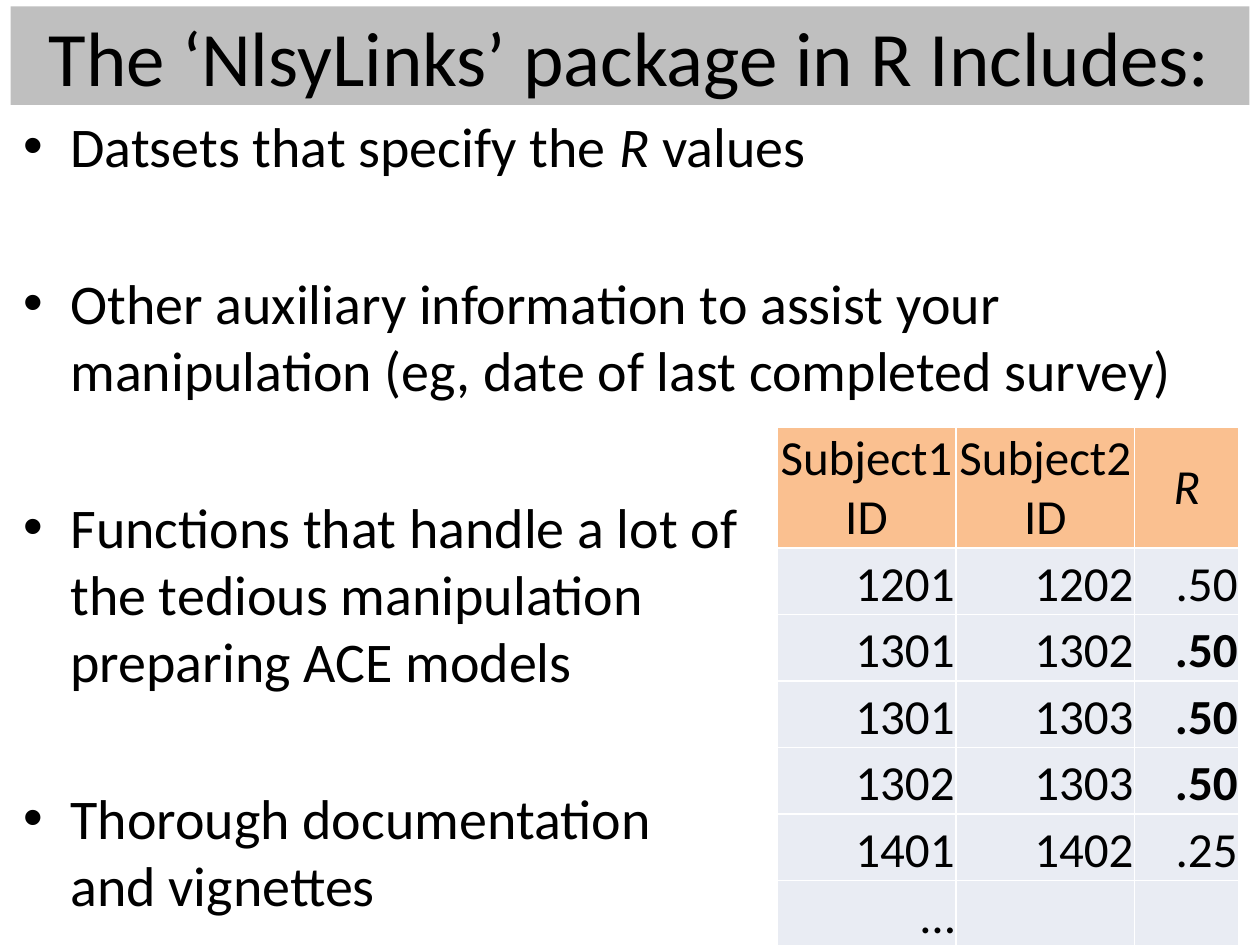
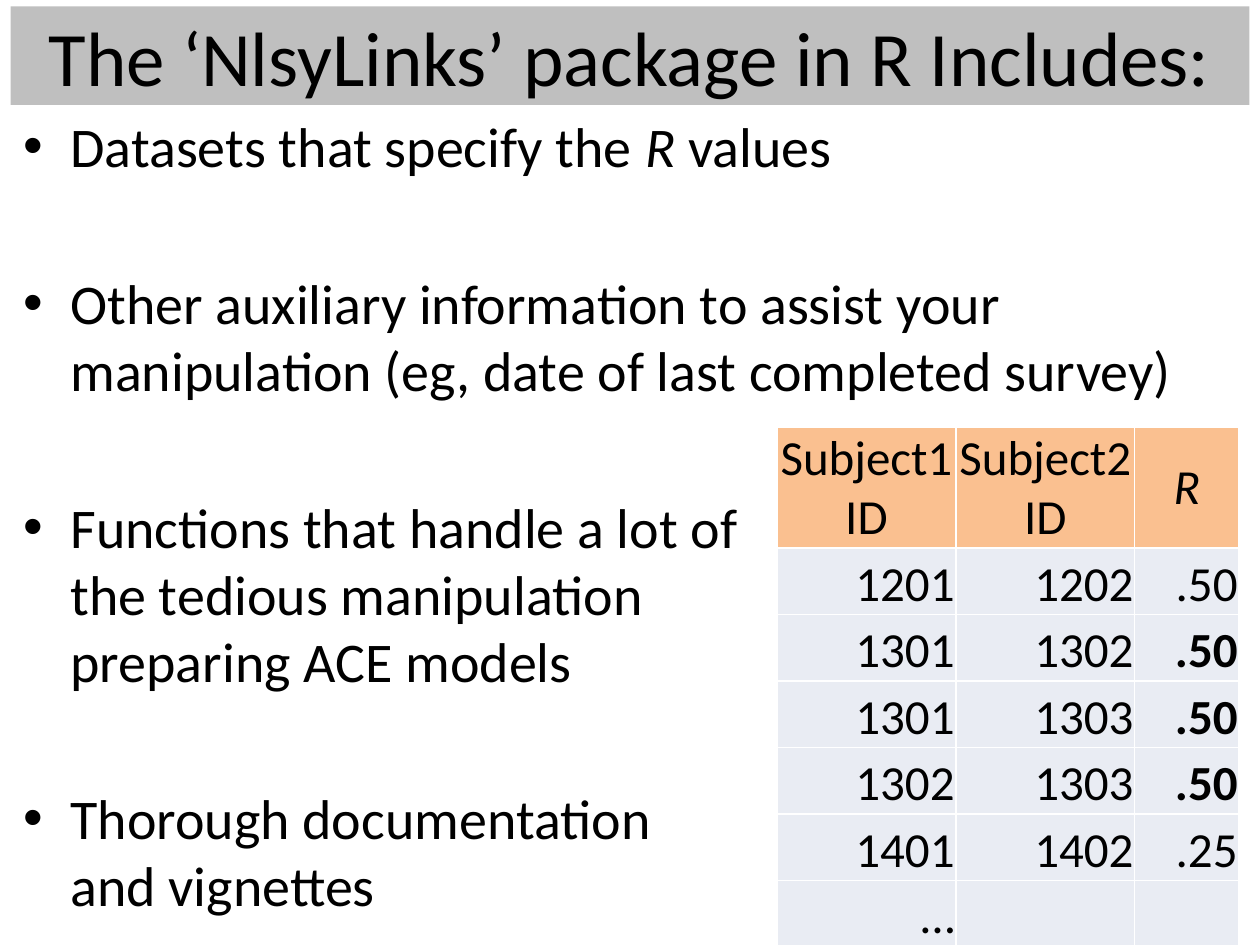
Before and after one commit to LiveOak/NlsyLinksDetermination, a slide deck: slide 22 of Publications/2013France/BeasleyBga2013-NlsyLinks.pptx (slide 21 before the commit). Drawn at 1260x945 pixels with LibreOffice and Linux fonts; fonts in the diff are those of the drawing. Boxes give left, top, right and bottom in pixels: in the first picture for what was removed or moved away, otherwise in the second. Text is boxed around its words. In the diff, an @@ line names an element or a change of style, - is before the commit and + after.

```diff
--- a/Publications/2013France/BeasleyBga2013-NlsyLinks.pptx
+++ b/Publications/2013France/BeasleyBga2013-NlsyLinks.pptx
@@ text at (70, 128, 831, 176): text changed @@
-• Datsets that specify the R values
+• Datasets that specify the R values
```
Also in this commit, not shown: 3 other slides changed, 1 slide added.
